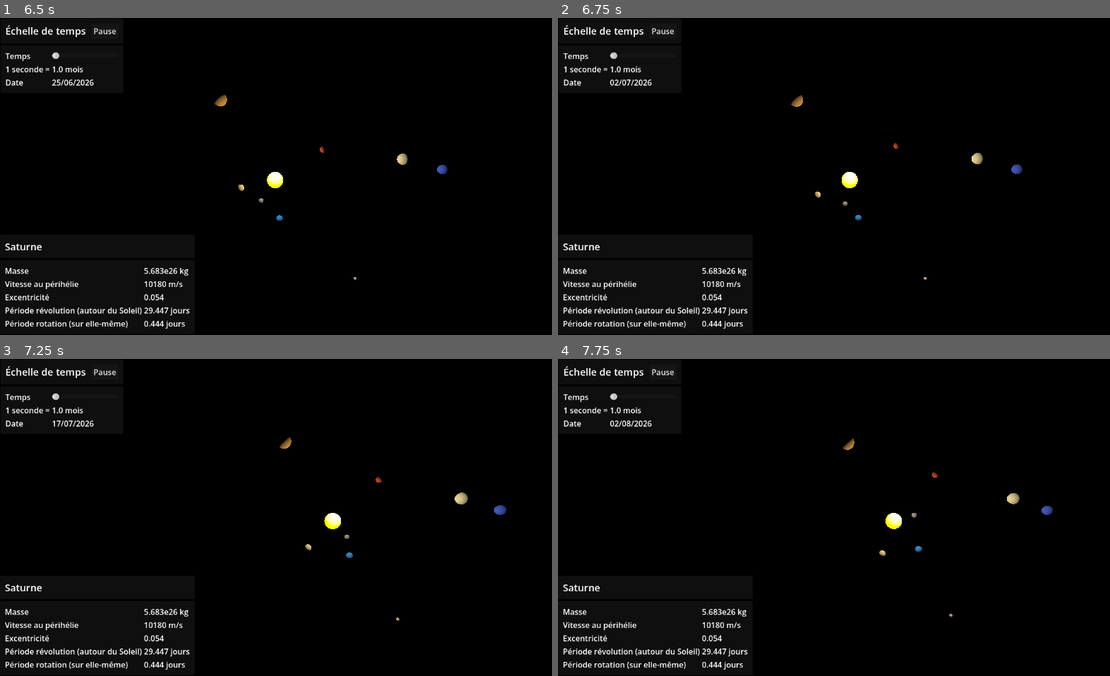
Above: before the commit, frames 1-4 (two rows, left to right).
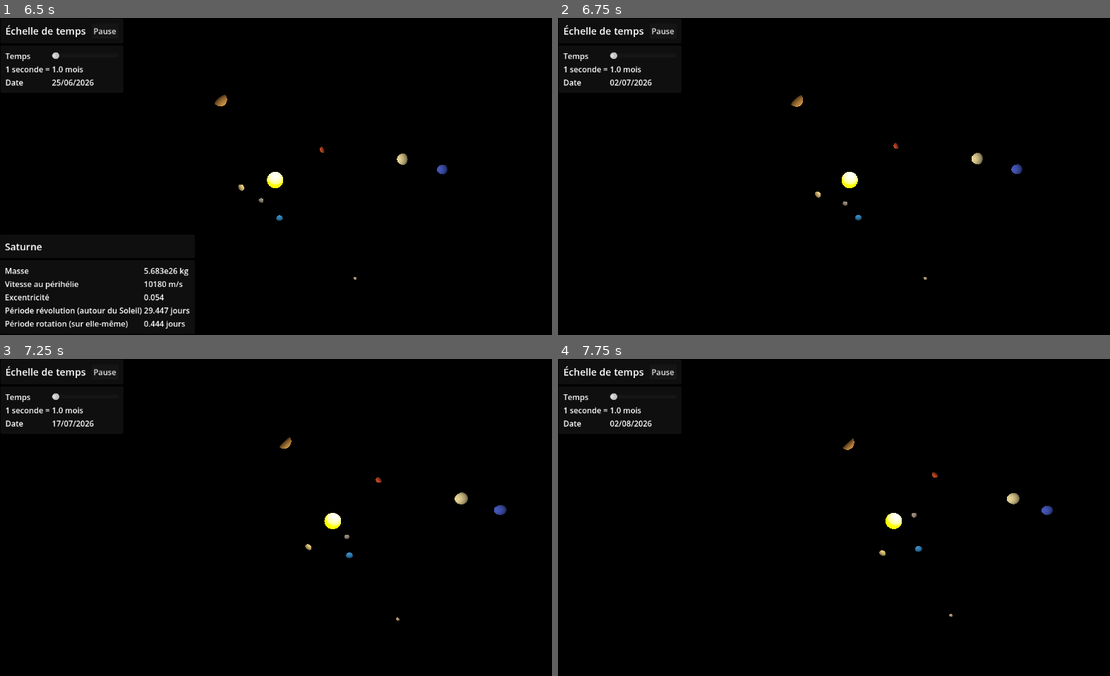
Above: after the commit, the same moments.

Repository: clementboye-dot/-preuve-finale
Game: Godot game, scene res://systeme_solaire.tscn
Two runs of this game, one before a commit and one after it. Both use one fixed random seed, a clock stepped at 60 frames per second and the inputs below. This scene is started directly instead of the project's main scene.
Inputs (mouse positions are in pixels of both pictures, inside the frame that each line leads up to):
- Up to frame 1 (6.5 s): move the mouse to (253, 239) at 0.52 s; hold W (avancer_caméra) 0.53-1.25 s; click (253, 239) at 0.67 s; click "Pause" at 1.25 s; click "Reprendre" at 2 s; move the mouse to (452, 224) at 2.77 s; tap X (incliner_bas_caméra) at 2.85 s; click (452, 224) at 2.92 s; move the mouse to (110, 128) at 3.52 s; hold Z (incliner_haut_caméra) 3.53-4.28 s; click (110, 128) at 3.67 s; move the mouse to (309, 176) at 4.27 s; tap S (reculer_caméra) at 4.35 s; click (309, 176) at 4.42 s; move the mouse to (198, 97) at 5.02 s; hold R (reinitialiser_camera) 5.03-5.78 s; click (198, 97) at 5.17 s; move the mouse to (408, 160) at 5.77 s; tap D (tasser_droite_caméra) at 5.85 s; click (408, 160) at 5.92 s
- Up to frame 2 (6.75 s): move the mouse to (729, 192) at 6.52 s; hold A (tasser_gauche_caméra) from 6.53 s (still down); click (729, 192) at 6.67 s
- Up to frame 3 (7.25 s): keep holding A (tasser_gauche_caméra)
- Up to frame 4 (7.75 s): move the mouse to (894, 447) at 7.27 s; release A (tasser_gauche_caméra) at 7.28 s; tap E (tourner_droite_caméra) at 7.35 s; click (894, 447) at 7.42 s

Frame 1 is identical in both runs. In frame 2, 1.4% of the frame differs, in the area x 0-35%, y 71-98%; in frame 3, 1.4%; in frame 4, 1.4%.

Commit message:
docstrings

Diff:
--- a/astre.gd
+++ b/astre.gd
@@ -1,6 +1,8 @@
 extends Node3D
 class_name Astres
+
 @export var liste_planetes : ListeAstres
+
 @export_group("Paramètre de conversion simulation")
 @export var min_distance_simulee : float
 @export var max_distance_simulee : float
@@ -20,47 +22,56 @@
 @export_group("Paramètres RK4")
 @export var etapes_calcul_par_ecran : int
 
-### CONSTANTES ###
+# --- CONSTANTE GRAVITATIONNELLE --- #
 var G : float = 6.673e-11
 
+# --- DÉCLARATION DE VARIABLES DIVERSES ---#
+var echelle_temps : float = 2629800.0 #Vitesse de simulation initiale ( 1s réelle = 1 mois simulé)
+var r_i : Vector3 # Vecteur de position d'astre
+var v_i : Vector3 #Vecteur de vitesses d'astres
+var pause : bool # variable pour gérer la pause
+signal astre_clique(astre) # Déclare le signal à émettre lors d'un clic sur l'astre
 
-var echelle_temps : float = 2629800.0
-
-
-var v_i : Vector3
-var r_i : Vector3
-
-signal astre_clique(astre)
-
-var pause : bool
 
 # Called when the node enters the scene tree for the first time.
 func _ready() -> void:
 #---POSITION INITIALE---#
 	r_i = position_initiale
-
 	position = conv_position_reelle_a_simulee(r_i)
 
 #---VITESSE INITIALE---#
 	v_i = vitesse_initiale
 
-	#Appelle la fonciton _on_clic lorsqu'un clic sur le RigidBody est détecté
-	if not $RigidBody3D.input_event.is_connected(_on_clic):
-		$RigidBody3D.input_event.connect(_on_clic)
+#Appelle la fonciton _on_clic lorsqu'un clic sur le RigidBody est détecté
+	$RigidBody3D.input_event.connect(_on_clic)
 
+#Fait débuter la simulation pas sur Pause
 	pause = false
 
+# Ajoute les Node dans un groupe pour y accéder facilement pour l'interface infos_planetes.gd
 	add_to_group("corps_celestes")
 
 # Called every frame. 'delta' is the elapsed time since the previous frame.
 func _process(delta: float) -> void:
+# Évite que la position se calcule si on met la simulation sur pause
 	if pause == true:
 		return
+# Évalue la position de l'astre avec la méthode Runge-Kutta d'ordre 4
 	appliquer_RK4(delta)
 	position = conv_position_reelle_a_simulee(r_i)
 
 
 func conv_position_reelle_a_simulee(position_reelle : Vector3) -> Vector3:
+	"""Effectue la mise à l'échelle des distances de la simulation en faisant
+	la conversion d'une position réelle d'un astre à une position de l'espace
+	de la simulation
+
+	Paramètres:
+	position_reelle -- la position réelle à convertir
+
+	Retour :
+	 vecteur de la position dans le monde de la simulation à utiliser
+	"""
 	var distance_reelle = position_reelle.length() #Norme vecteur de distance
 	var ratio = inverse_lerp(min_distance_reelle, max_distance_reelle, distance_reelle)
 	var distance_simulee = lerp(min_distance_simulee, max_distance_simulee, ratio)
@@ -68,16 +79,34 @@
 	return position_simulee
 
 func calculer_acceleration_gravitationnelle(position_reelle : Vector3) -> Vector3:
+	"""Calcule l'accélération gravitationnelle exercée par tous les astres du système
+	solaire sur le corps selon sa position relative à tous les autres
+
+	Paramètre:
+	position_reelle : sa position dans l'espace en m
+
+	Retour:
+	Vecteur de l'accélération gravitationnelle exercée sur le corps en m/s^2
+	"""
+# Initialise le vecteur d'accélération en vecteur nul
 	var acceleration = Vector3.ZERO
+# Parcours la liste de planètes pour calculer l'accélération de chacune à chaque instant
 	for planete in liste_planetes.planetes :
+# Évite les divisions par 0 : pas de calcul d'accélération causée par elle-même
 		if planete != self:
 			var vecteur_distance_autre_planète : Vector3 = planete.r_i - position_reelle
 			var distance : float = vecteur_distance_autre_planète.length()
-			if distance > 1.0:  # Évite division par zéro
-				acceleration += G * planete.masse / (distance**2) * vecteur_distance_autre_planète.normalized()
+			acceleration += G * planete.masse / (distance**2) * vecteur_distance_autre_planète.normalized()
 	return acceleration
 
 func appliquer_RK4(temps_dernier_ecran : float) -> void:
+	"""Applique la méthode de Runge-Kutta d'ordre 4 (RK4)
+	pour estimer la position et la vitesse selon le temps de rendu
+	de la simulation.
+
+	Paramètre :
+	temps_dernier_ecran -- le temps écoulé depuis le dernier écran.
+	"""
 	var h = temps_dernier_ecran * echelle_temps / etapes_calcul_par_ecran
 
 	for _i in range(etapes_calcul_par_ecran):
@@ -97,14 +126,18 @@
 		var k4_r = v_i + k3_v * h
 		var k4_v = calculer_acceleration_gravitationnelle(r_i + k3_r * h)
 
-		# Mise à jour position et vitesse
+		# Met à jour la position et la vitesse de la planète
 		r_i = r_i + (h / 6.0) * (k1_r + 2*k2_r + 2*k3_r + k4_r)
 		v_i = v_i + (h / 6.0) * (k1_v + 2*k2_v + 2*k3_v + k4_v)
 
 
 func _on_clic(camera: Node, event: InputEvent, event_position: Vector3, normal: Vector3, shape_idx: int) -> void:
-		if event is InputEventMouseButton and event.button_index == MOUSE_BUTTON_LEFT and event.pressed:
-			emit_signal("astre_clique", self)
+	"""Détecte et emet un signal lorsque le bouton gauche de la souris clique sur un astre
+
+	Paramètre :
+		event -- évenement à détecter """
+	if event is InputEventMouseButton and event.button_index == MOUSE_BUTTON_LEFT and event.pressed:
+		emit_signal("astre_clique", self)
 
 
 
--- a/bouton_pause.gd
+++ b/bouton_pause.gd
@@ -1,17 +1,19 @@
 # Permet de mettre en pause ou de relancer la simulation
 extends Button
 
-var pause : bool
 @export var interface : Interface
 
 @export_group("Textes possibles pour le bouton")
 @export var texte_pause : String = "Pause"
 @export var texte_reprendre : String = "Reprendre"
 
+var pause : bool
+
 # Called when the node enters the scene tree for the first time.
 func _ready() -> void:
+# Initialise la scène pas sur pause
 	pause = false
-	# Lorsque le bouton est appuyé, la fonction entre parenthèses est exécutée.
+# Execute la fonction changer_etat_pause lorsque le bouton est cliqué
 	pressed.connect(changer_etat_pause)
 
 func changer_etat_pause() -> void:
--- a/infos_planetes.gd
+++ b/infos_planetes.gd
@@ -1,6 +1,7 @@
 extends Control
 class_name InterfaceInfos
 
+# --- Valeurs pour les labels de l'interface --- #
 @export var astres : Node
 @export var label_nom : Label
 @export var label_masse : Label
@@ -11,14 +12,16 @@
 
 
 # Called when the node enters the scene tree for the first time.
-#func _ready() -> void:
-	#for planete in astres.planetes:
-		#planete.planete_clique.connect(_on_astre_clique)
 func _ready() -> void:
+# Cache l'interface des infos de planète au début
 	visible = false
 	for planete in get_tree().get_nodes_in_group("corps_celestes"):
 		planete.astre_clique.connect(_on_astre_clique)
 
+func _input(event: InputEvent) -> void:
+	if event is InputEventMouseButton and event.button_index == MOUSE_BUTTON_LEFT and event.pressed:
+		# Cache l'interface — elle se réaffichera si un astre est cliqué
+		visible = false
 
 func _on_astre_clique(astre : Astres) -> void:
 	visible = true
--- a/systeme_solaire.tscn
+++ b/systeme_solaire.tscn
@@ -80,7 +80,6 @@
 excentricite = 0.007
 periode_revolution = 0.615
 periode_rotation = 243.018
-
 etapes_calcul_par_ecran = 100
 
 [node name="Terre" parent="." unique_id=831615703 node_paths=PackedStringArray("liste_planetes") instance=ExtResource("5_m4722")]
